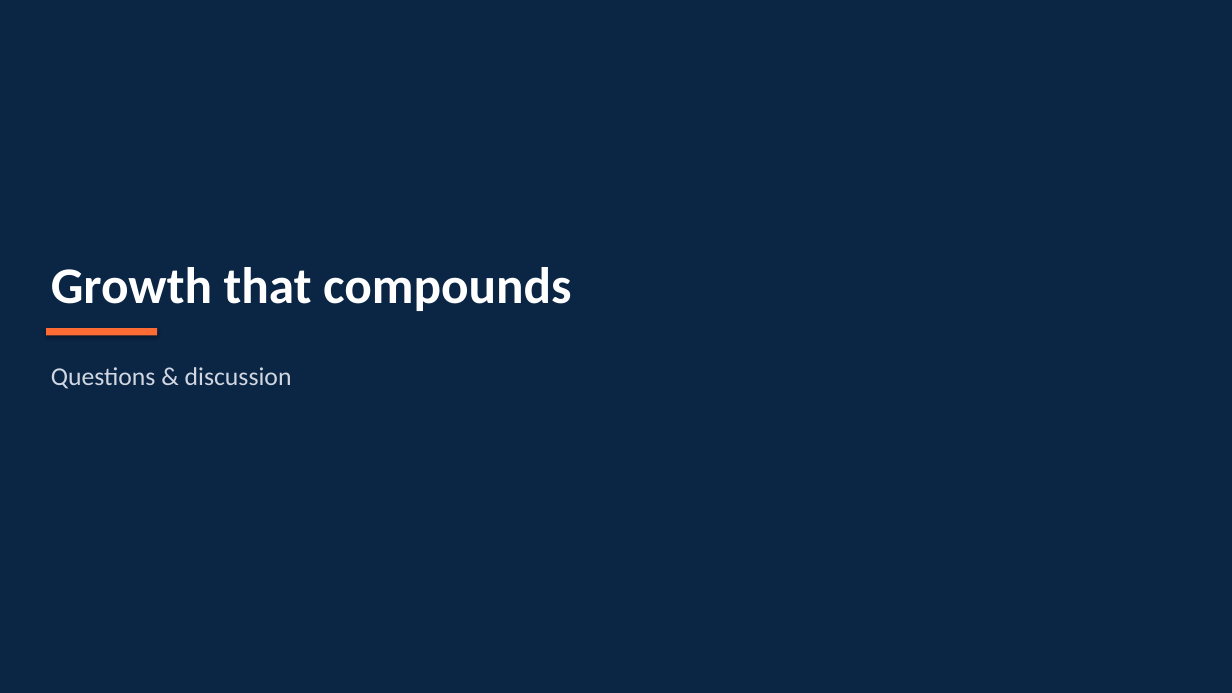
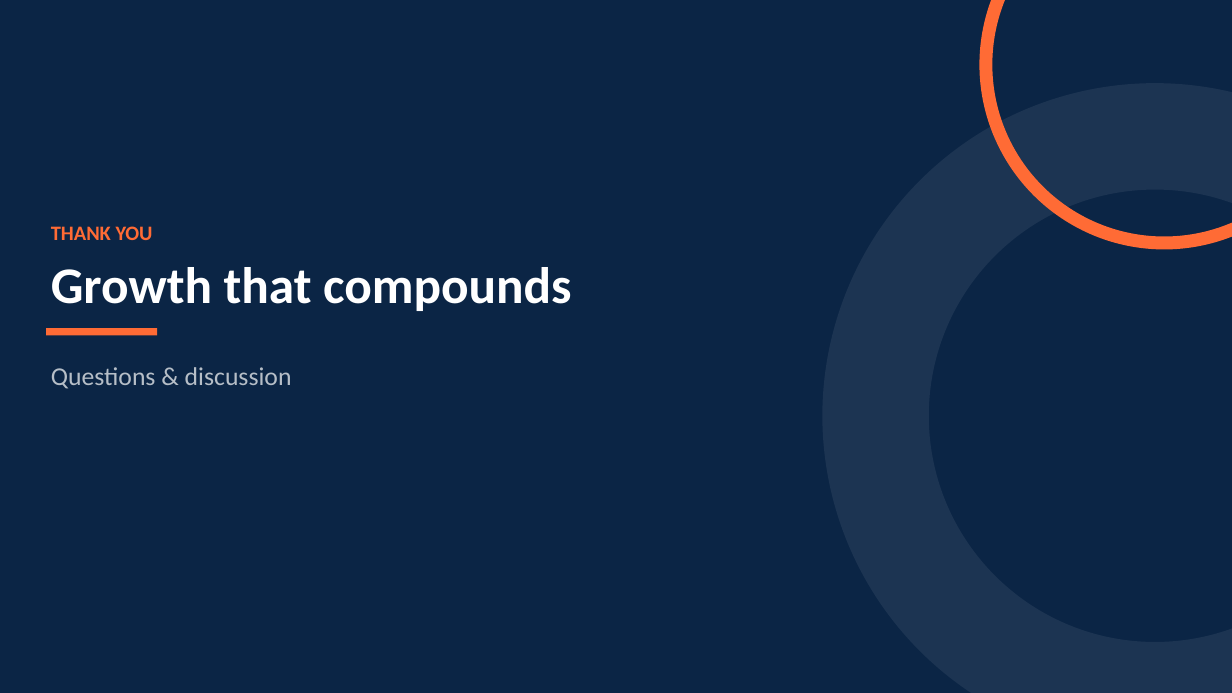
Before and after one commit to FrocketGaming/PPT_DEMO, a slide deck: slide 22 of out/demo_advanced.pptx (slide 17 before the commit). Drawn at 1232x693 pixels with LibreOffice and Linux fonts; fonts in the diff are those of the drawing. Boxes give left, top, right and bottom in pixels: in the first picture for what was removed or moved away, otherwise in the second. Text is boxed around its words. In the diff, an @@ line names an element or a change of style, - is before the commit and + after.

```diff
--- a/out/demo_advanced.pptx
+++ b/out/demo_advanced.pptx
@@ donut added at <box>980,0,1232,250</box>, fill #FF6B35 @@
@@ text "THANK YOU": place and size @@
-text "THANK YOU" at <box>51,267,571,311</box>
+text "THANK YOU" at <box>51,226,571,311</box>
@@ donut added at <box>823,83,1232,693</box>, fill #1C3452 @@
@@ text at <box>51,226,153,240</box>: paragraph added @@
+THANK YOU
@@ rectangle at <box>46,328,157,335</box>: shadow off @@
@@ text "Questions & discussion" at <box>51,367,292,389</box>: text colour #D0D7E1 to #B6BEC7 @@
```
Also in this commit, not shown: 13 other slides changed, 8 slides added, 3 slides removed, 9 other files.
